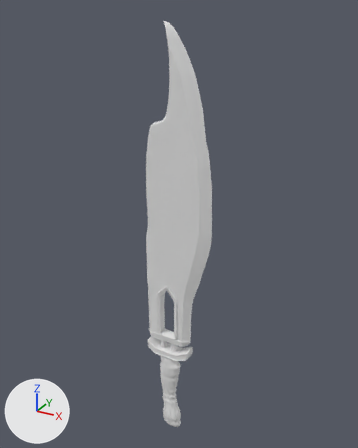
One commit to the FBX model Assets/Game Assets/Props/Dave-Sword/Dave_sword.fbx: the scene before it, then after it.
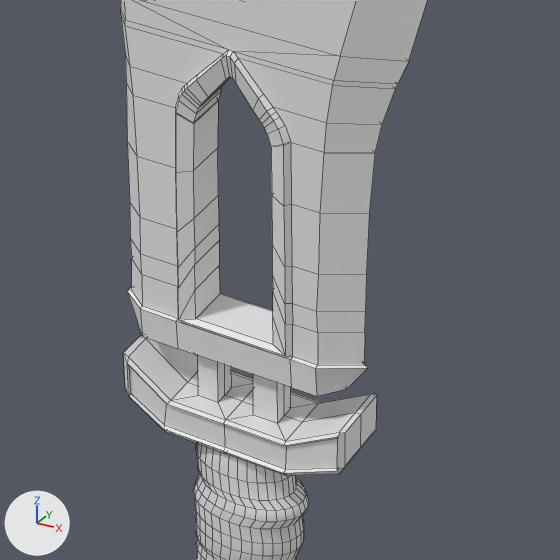
Each version appears first whole from a camera (50 mm lens) standing at (0.534, -0.918, 1.073) and looking at (0.012, 0.032, 0.598), and next in a close-up on the part from 35% to 63% of the width and 62% to 84% of the height. Arrows for +X, +Y and +Z are at lower left; the lights stay in place. The close-ups show mesh edges as thin lines. Where no turn or scale is listed for an object, it has been applied to the vertices.

Objects in the first close-up: 'edge', 'handle'.
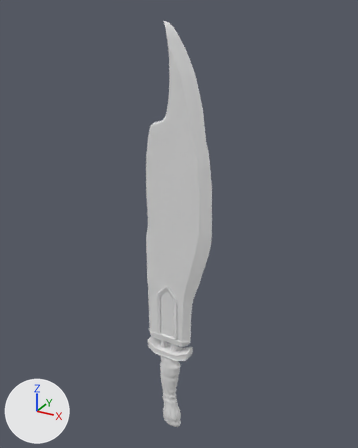
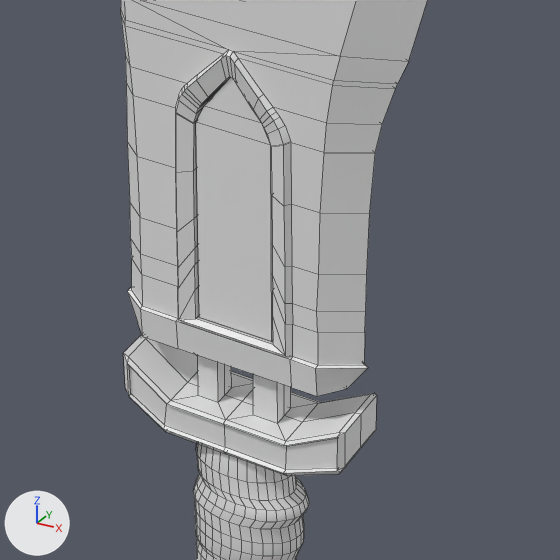
What changed in the scene script:
```text
Add me_cube:
    me_cube.from_pydata([(-0.019, -0.0099, 0.0008), (-0.019, -0.0099, 0.1051), (-0.019, 0.0099, 0.0008), (-0.019, 0.0099, 0.1051), (0.019, -0.0099, 0.0008), (0.019, -0.0099, 0.1051), (0.019, 0.0099, 0.0008), (0.019, 0.0099, 0.1051), (-0.0146, -0.0099, 0.1149), (-0.0146, 0.0099, 0.1149), (0.0146, 0.0099, 0.1149), (0.0146, -0.0099, 0.1149), (-0.001, -0.0099, 0.1335), (-0.001, 0.0099, 0.1335), (0.001, 0.0099, 0.1335), (0.001, -0.0099, 0.1335)], [], [(0, 1, 3, 2), (2, 3, 7, 6), (6, 7, 5, 4), (4, 5, 1, 0), (2, 6, 4, 0), (5, 7, 10, 11), (8, 11, 15, 12), (3, 1, 8, 9), (1, 5, 11, 8), (7, 3, 9, 10), (14, 13, 12, 15), (10, 9, 13, 14), (11, 10, 14, 15), (9, 8, 12, 13)])
Add ob_hud_mesh:
    ob_hud_mesh = bpy.data.objects.new('HUD_mesh', me_cube)
    ob_hud_mesh.location = (0.001, 0.0003, 0.2987)
```

Location of each change, [x1, y1, x2, y2] in pixels of the close-ups (560 x 560 px):
'HUD_mesh', added: after [196, 77, 273, 341]
